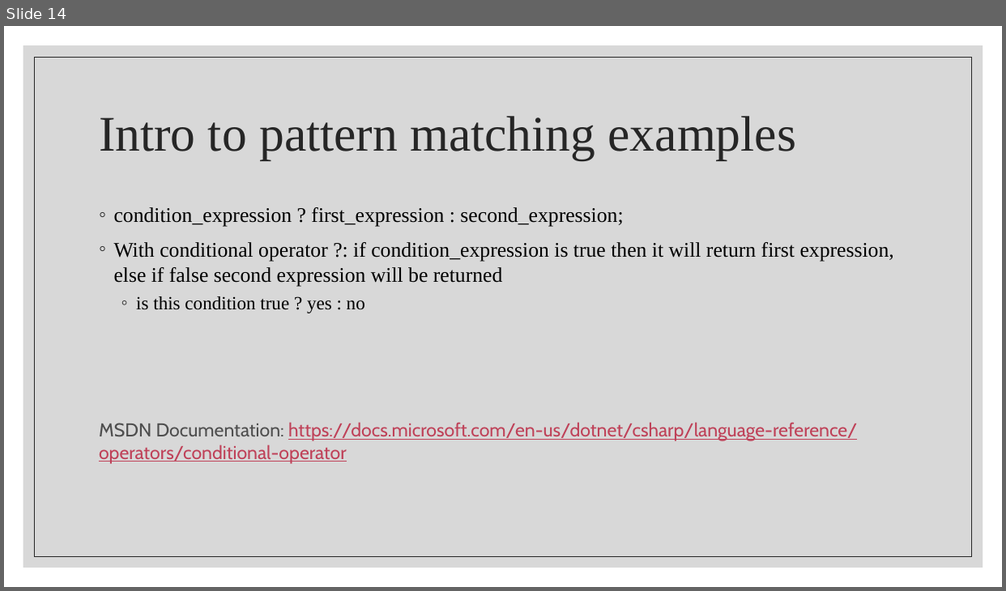
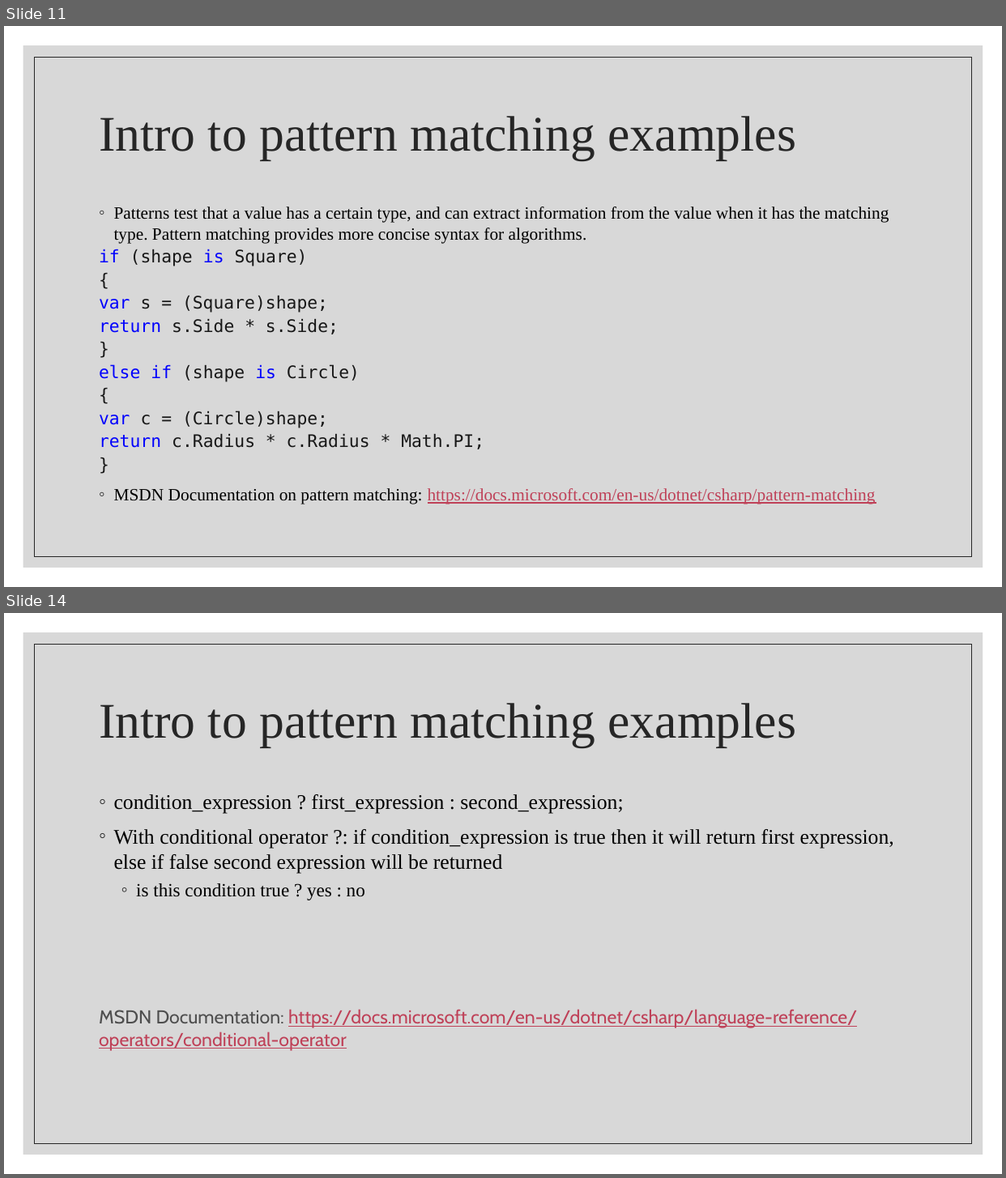
Before and after one commit to BenjaminMichaelis/Lectures, a slide deck: Distributables/Nullability and Pattern Matching.pptx. Shown one above the other, each under a label of ours: slide 14 before the commit, slides 11 and 14 after it; the slides between them are not shown. The pictures are 1006x591 and 1006x1178 pixels, drawn with LibreOffice and Linux fonts; fonts in the diff are those of the drawing. Boxes give left, top, right and bottom in pixels: in the first picture for what was removed or moved away, otherwise in the second. Text is boxed around its words. In the diff, an @@ line names an element or a change of style, - is before the commit and + after.

Commit message:
Update ppt and distributables to match

```diff
--- a/Distributables/Nullability and Pattern Matching.pptx
+++ b/Distributables/Nullability and Pattern Matching.pptx
@@ slide 11 added at <box>4,26,1002,587</box>, background #FFFFFF; not listed: 2 template elements that a slide beside it also shows @@
@@ title added at <box>99,116,796,160</box>, 48 pt, text #262626 @@
+Intro to pattern matching examples
@@ text added at <box>99,207,889,505</box>, 16.6 pt, text #000000 @@
+◦ Patterns test that a value has a certain type, and can extract information from the value when it has the matching type. Pattern matching provides more concise syntax for algorithms.
+if (shape is Square)
+{
+var s = (Square)shape;
+return s.Side * s.Side;
+}
+else if (shape is Circle)
+{
+var c = (Circle)shape;
+return c.Radius * c.Radius * Math.PI;
+}
+◦ MSDN Documentation on pattern matching: https://docs.microsoft.com/en-us/dotnet/csharp/pattern-matching
```
Also in this commit, not shown: 5 slides changed, 1 slide removed, 3 other files.
